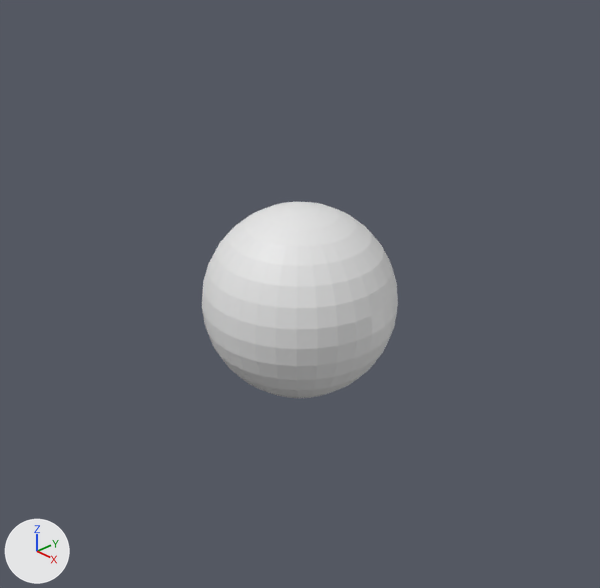
Before and after pictures for a commit that changed the Blender file Models/mushroom.blend.
The view is the same before and after, from a camera (50 mm lens) standing at (5.54, -5.21, 3.86) and looking at (-0.04, 0.04, 0.04). Every picture has the same lights, and +X, +Y and +Z are marked at lower left. Materials are left out; every surface is plain grey.
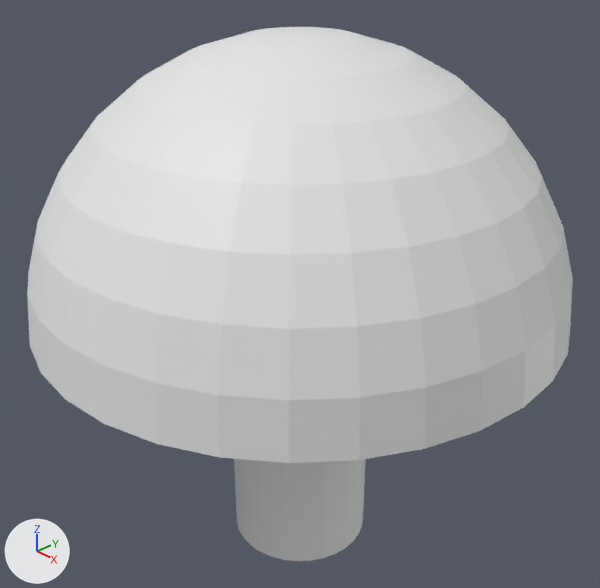
The newer file is also rescaled (x2.664) as a whole; pictures and numbers use the older file's frame.

Where the change shows, as pixel boxes (x1, y1, x2, y2) in the pictures (600 x 588 px):
'Sphere', reshaped, rescaled (178% wider, 172% taller)
    before: (202, 202, 398, 398)
    after: (27, 27, 573, 561)
part 1 of me_sphere, added
    after: (234, 459, 366, 561)
part 2 of me_sphere, cut back
    before: (202, 202, 398, 349)

The change in detail:
me_sphere is used by ob_sphere; location (0.0, 0.0, 0.0).
me_sphere had 482 vertices, 512 faces and spanned x -1.0..1.0, y -1.0..1.0, z -1.0..1.0.
me_sphere now has 385 vertices, 355 faces and spans x -1.0..1.0, y -1.0..1.0, z -1.0..1.07.
me_sphere part 1: a new loose piece of 96 vertices spanning x -0.28..0.28, y -0.28..0.28, z -0.28..1.07.
Part 2, on me_sphere:
225 vertices are removed from x -0.98..0.98, y -0.98..0.98, z 0.2..1.0.
256 faces are deleted.
32 vertices are added at x -1.0..1.0, y -1.0..1.0, z 0.0.
33 new faces join them.
Object 'Sphere' (ob_sphere) is rescaled from (1.0, 1.0, 1.0) to (-2.66, -2.66, -2.66).
